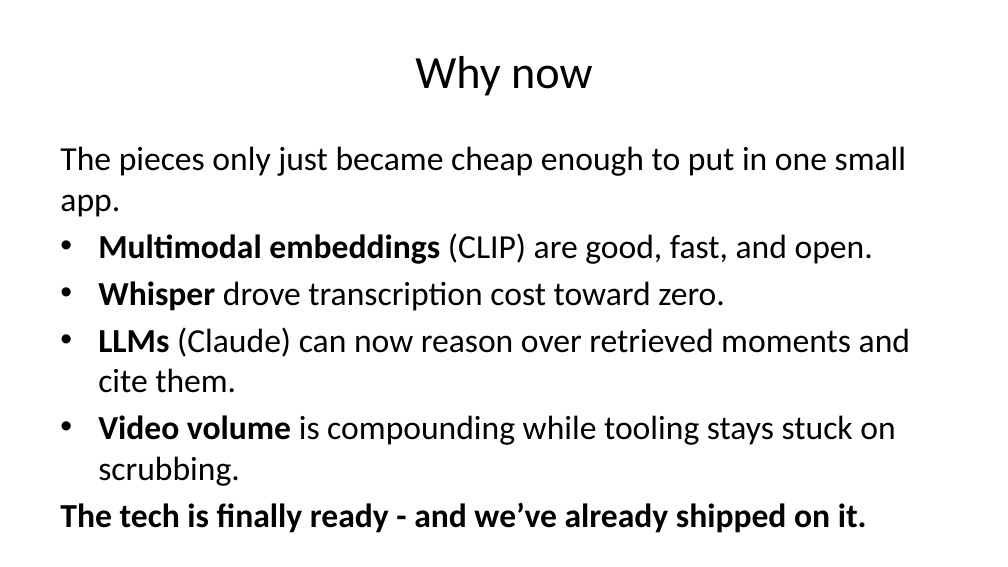
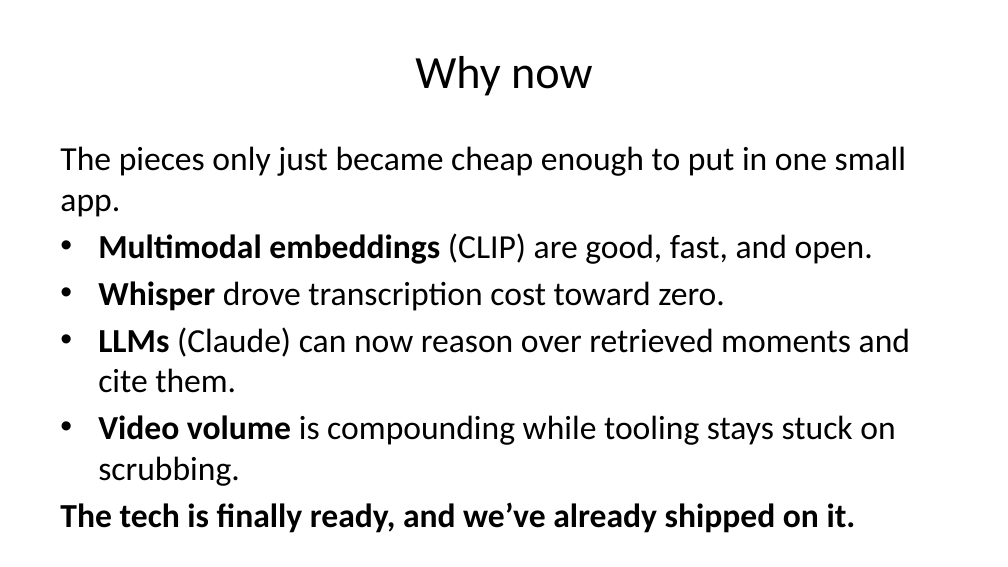
Before and after one commit to ernest-opara/scrubless, a slide deck: slide 7 of docs/PITCH-editable.pptx. Drawn at 1008x567 pixels with LibreOffice and Linux fonts; fonts in the diff are those of the drawing. Boxes give left, top, right and bottom in pixels: in the first picture for what was removed or moved away, otherwise in the second. Text is boxed around its words. In the diff, an @@ line names an element or a change of style, - is before the commit and + after.

```diff
--- a/docs/PITCH-editable.pptx
+++ b/docs/PITCH-editable.pptx
@@ text at [60, 502, 856, 533]: text changed @@
-The tech is finally ready - and we’ve already shipped on it.
+The tech is finally ready, and we’ve already shipped on it.
```
Also in this commit, not shown: 11 other slides changed, 12 other files.
